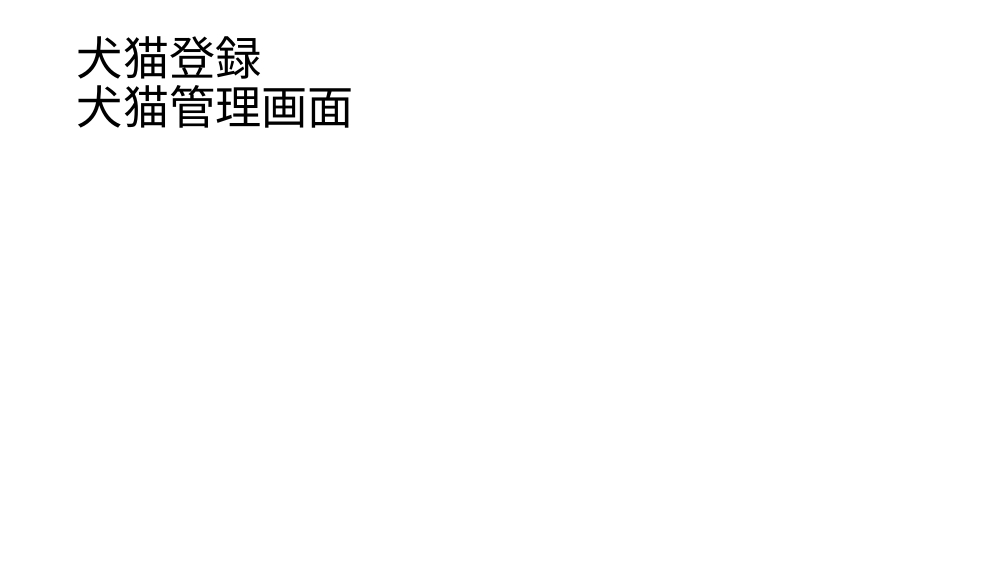
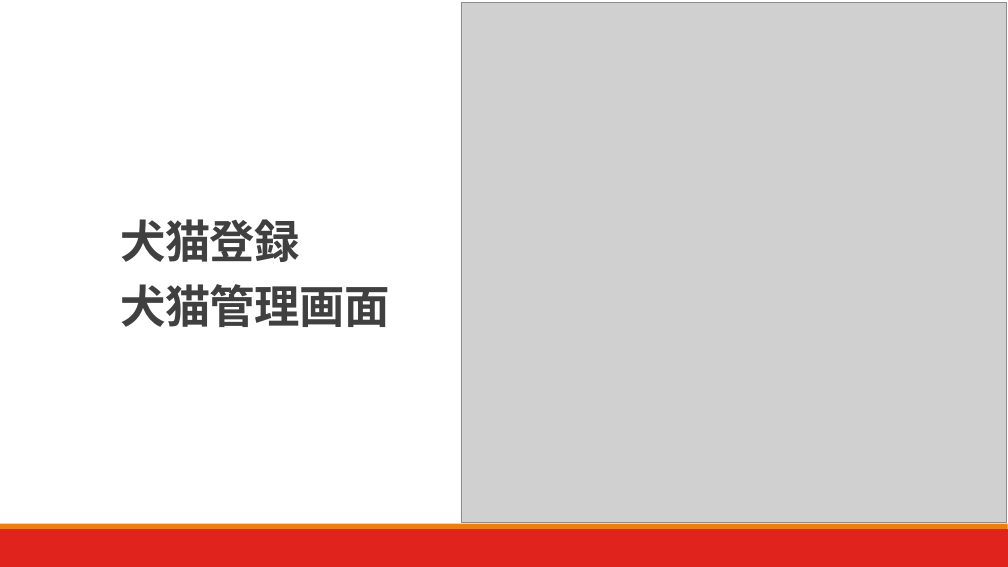
Before and after one commit to yu-kobatake/kfc, a slide deck: slide 7 of KFC発表資料.pptx (slide 10 before the commit). Drawn at 1008x567 pixels with LibreOffice and Linux fonts; fonts in the diff are those of the drawing; grey boxes stand for pictures. Boxes give left, top, right and bottom in pixels: in the first picture for what was removed or moved away, otherwise in the second. Text is boxed around its words. In the diff, an @@ line names an element or a change of style, - is before the commit and + after.

```diff
--- a/KFC発表資料.pptx
+++ b/KFC発表資料.pptx
@@ picture added at (461, 3, 1007, 523) @@
@@ title "犬猫登録 犬猫管理画面": place and size @@
-title "犬猫登録 犬猫管理画面" at (77, 36, 354, 128)
+title "犬猫登録 犬猫管理画面" at (120, 219, 389, 327)
@@ title "犬猫登録 犬猫管理画面" at (120, 219, 389, 327): size 44 to 43.2 pt, font Noto Sans CJK JP to Calibri, text colour #000000 to #404040, letter spacing 0 to -0.5 pt, bold on; line spacing 0.9 to 1.2; vertical alignment middle to bottom @@
@@ rectangle added at (0, 529, 1008, 567), fill #E1231E @@
@@ rectangle added at (0, 524, 1008, 529), fill #F07F09 @@
```
Also in this commit, not shown: 9 other slides changed, 6 slides added, 1 other file.
